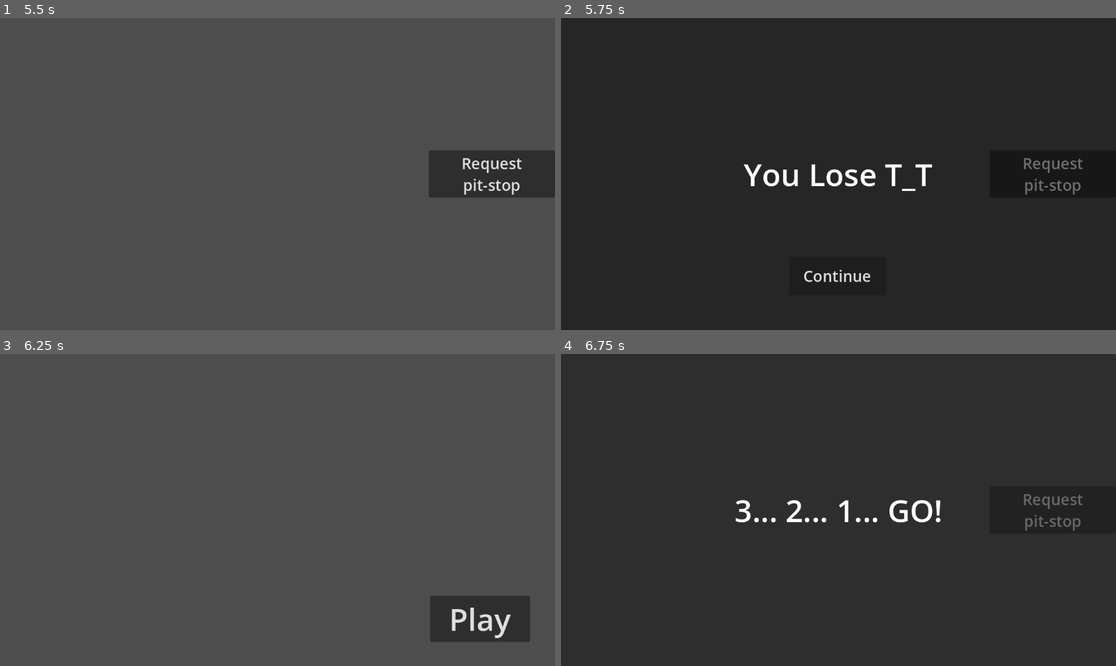
Above: before the commit, frames 1-4 (two rows, left to right).
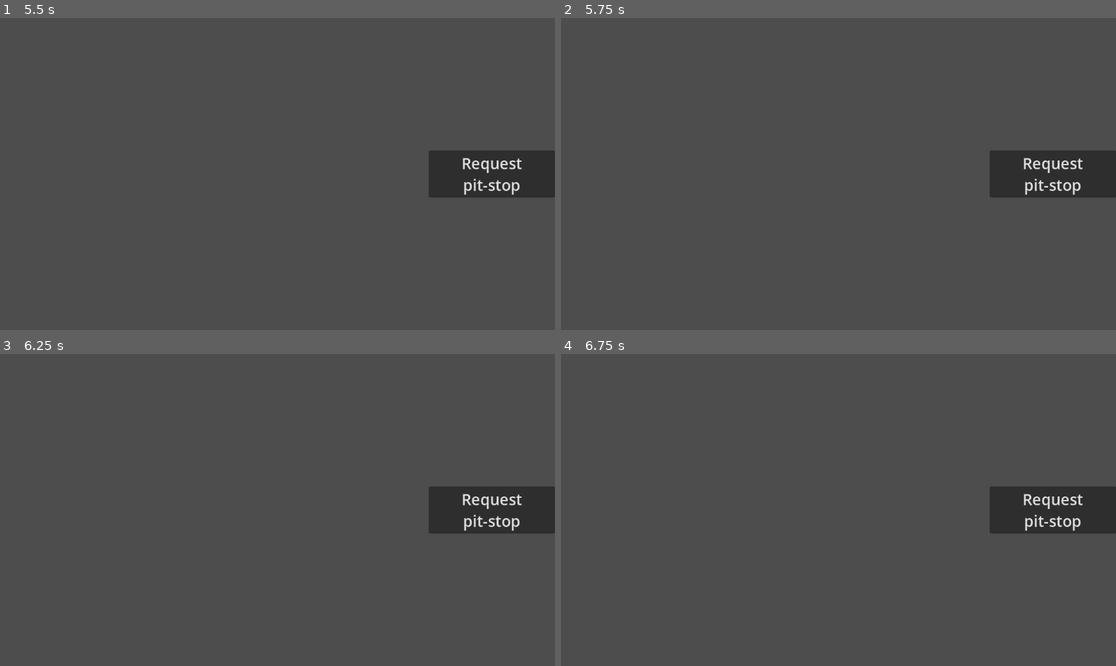
Above: after the commit, the same moments.

Repository: gams-n-such/GMTK2025
Game: Godot game, scene res://MainMenu/main_menu.tscn
The game is run twice, just before and just after one commit, with the same random seed, the same clock (stepped at 60 frames per second) and the same inputs.
Inputs (mouse positions are in pixels of both pictures, inside the frame that each line leads up to):
- Up to frame 1 (5.5 s): click "Play" at 0.5 s; click "Request pit-stop" at 1.25 s; tap Enter at 2, 3.5, 3.6, 5 s; move the mouse to (399, 158) at 2.02 s; tap H at 2.1, 5.1 s; click (399, 158) at 2.17 s; tap Space at 2.75, 4.25 s; drag from (166, 189) to (249, 236) at 2.77 s; move the mouse to (333, 105) at 3.52 s; drag from (249, 236) to (111, 127) at 4.27 s; move the mouse to (444, 220) at 5.02 s; hold S from 5.03 s (still down)
- Up to frame 2 (5.75 s): keep holding S
- Up to frame 3 (6.25 s): release S at 5.75 s; click (277, 612) at 5.75 s, where only the run before the commit has a clickable "Continue"
- Up to frame 4 (6.75 s): click (1043, 619) at 6.5 s, where only the run before the commit has a clickable "Play"

Frame 1 is identical in both runs. In frame 2, 97% of the frame differs, in the area x 0-100%, y 0-100%; in frame 3, 5.9%; in frame 4, 97%.

Commit message:
Longer track

Diff:
--- a/Testing/test_track.tres
+++ b/Testing/test_track.tres
@@ -4,5 +4,5 @@
 
 [resource]
 script = ExtResource("1_5ljsj")
-track_length = 10.0
+track_length = 100.0
 metadata/_custom_type_script = "uid://dlq0x4c4ee1ka"
